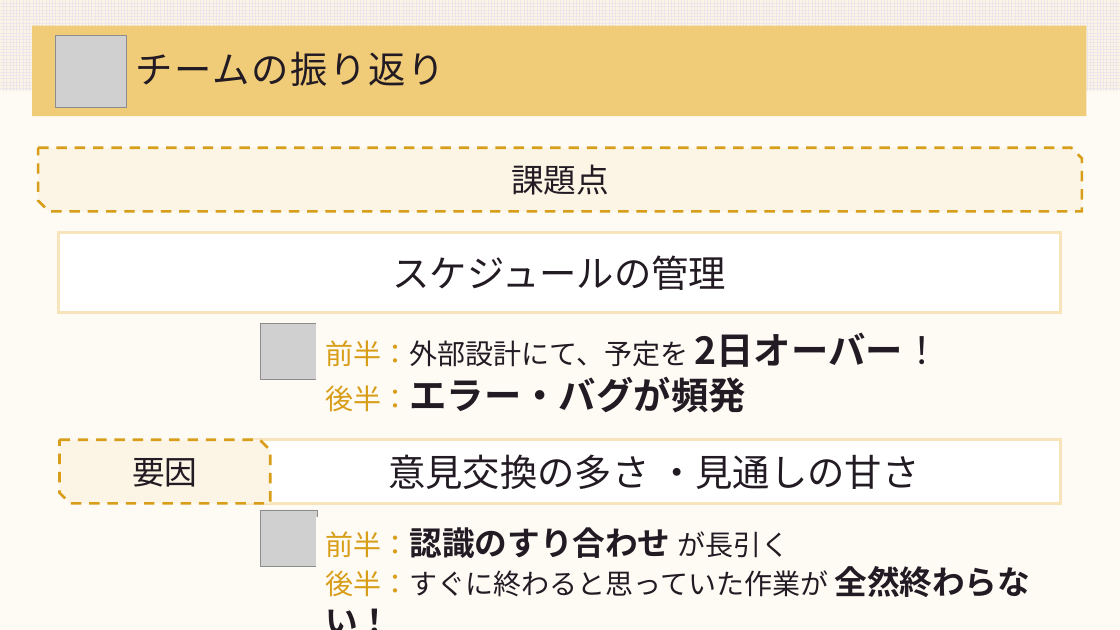
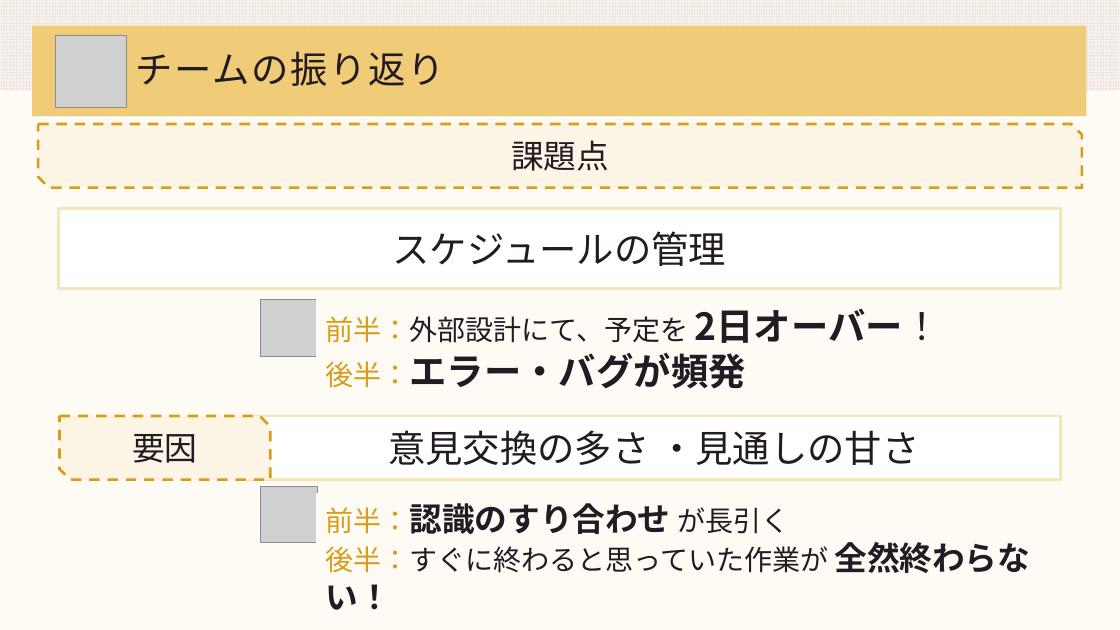
Before and after one commit to DOJO-2021/A-4, a slide deck: slide 20 of documents/worldMap発表資料.pptx (slide 19 before the commit). Drawn at 1120x630 pixels with LibreOffice and Linux fonts; fonts in the diff are those of the drawing; grey boxes stand for pictures. Boxes give left, top, right and bottom in pixels: in the first picture for what was removed or moved away, otherwise in the second. Text is boxed around its words. In the diff, an @@ line names an element or a change of style, - is before the commit and + after.

```diff
--- a/documents/worldMap発表資料.pptx
+++ b/documents/worldMap発表資料.pptx
@@ 4 rectangles, 2 pictures, 2 snip diag rects moved together from (x1=38, y1=148, x2=1081, y2=613) to (x1=38, y1=124, x2=1081, y2=590) @@
```
Also in this commit, not shown: 5 other slides changed, 3 slides added, 1 slide removed.
